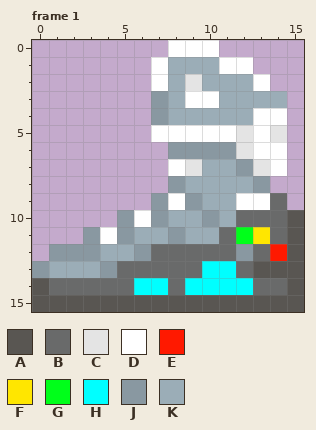
Edited in one commit: pixel-art file (assets/items/shoes.ase). The picture above is the old version.
16x16 pixels, 2 frames. Colours within 5 levels of each other are drawn and written as one. Shown: frame 1. The commit also changed other frames, which this record leaves out.
Palette (. is transparent): A #595652  B #696a6a  C #e4e4e4  D #ffffff  E #ff1900  F #ffe600  G #00ff1a  H #00ffff  J #8998a1  K #9badb7
And afterwards:
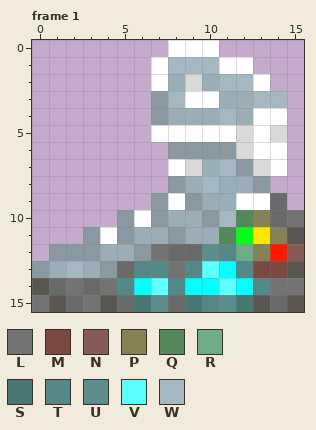
Colours new in this view: L #737373  M #7a4a42  N #865a55  P #868255  Q #54875a  R #6eac87  S #487774  T #548787  U #5c8e8e  V #60ffff  W #a5b8c2
Diff:
layer "Layer 4" added
layer "Layer 3" opacity 20% added
colour C: #e4e4e4 -> #d9d9d9
Changed rows in their new state; - is a pixel that keeps its letter.
Frame 1, layers "Layer 3", "Layer 1":
first column x 0:
 1 --------WWW-----
 2 -----------WW---
 3 --------W----WW-
 4 -----------W----
 7 -----------W----
 8 ----------W-----
10 -----------WQP-L
11 -----------Q--P-
12 -------L--UTRP-N
13 --W---TTLTV-TMM-
14 --L-LT-VT--V-TLL
15 L-BL-BSUBSTUS-B-
Pixel boxes of the changes (left, top, right, bottom) in both pictures:
changed: (32, 57, 304, 312)
